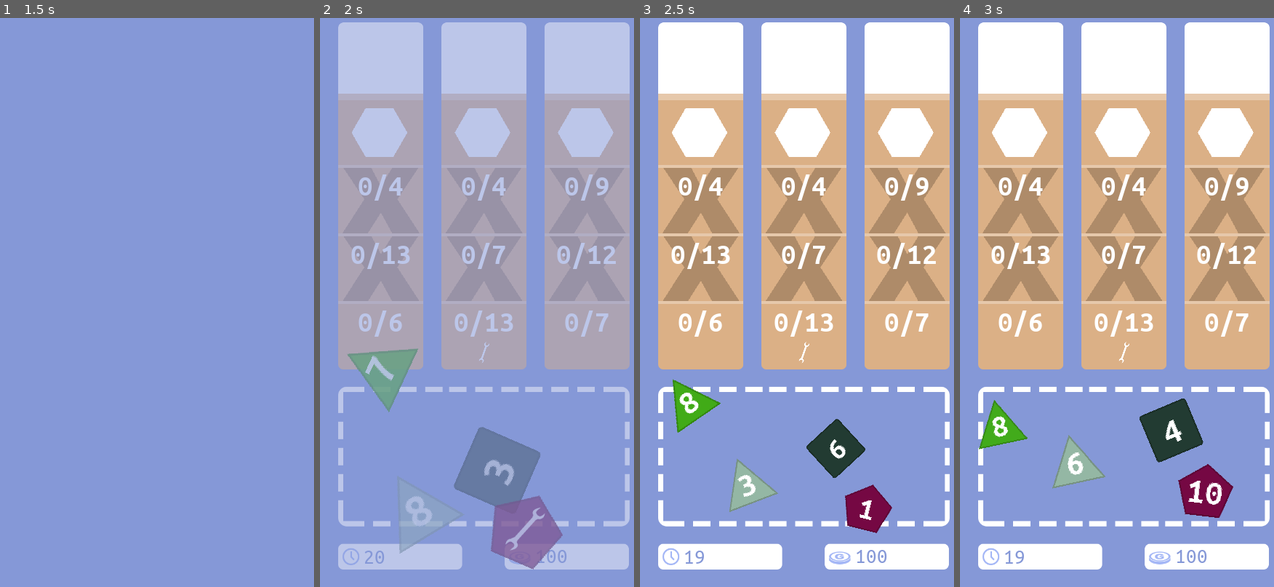
Above: before the commit, frames 1-4 (left to right).
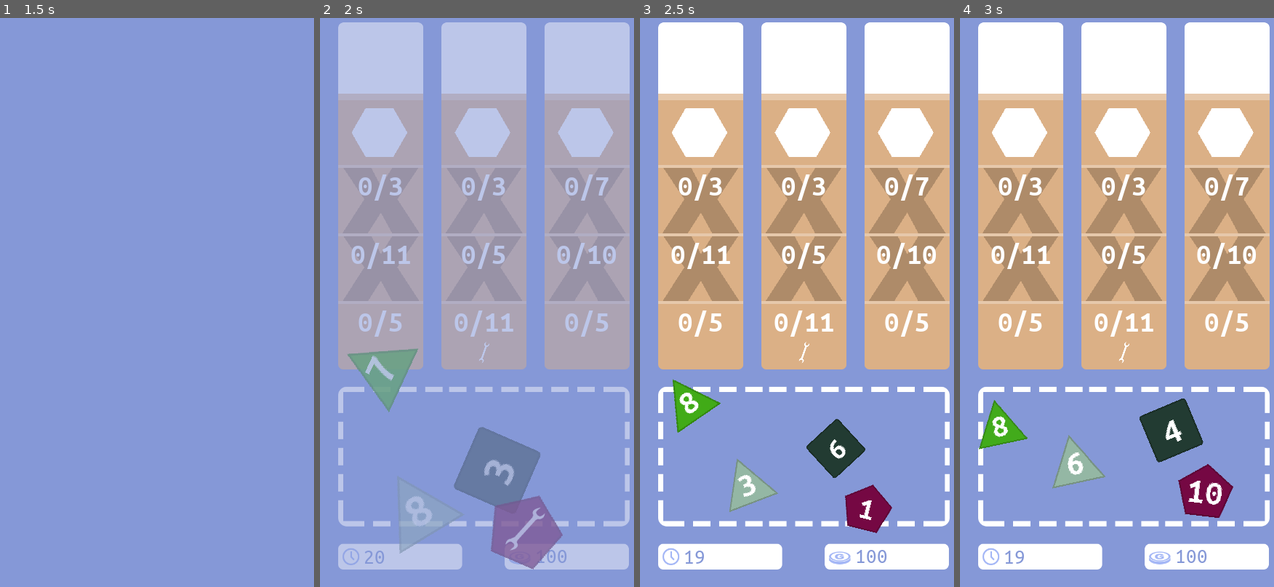
Above: after the commit, the same moments.

Repository: matzebond/DiceRepair
Game: Godot game, scene res://scenes/screens/RootNode.tscn
The game is run twice, just before and just after one commit, with the same random seed, the same clock (stepped at 60 frames per second) and the same inputs.
Inputs (mouse positions are in pixels of both pictures, inside the frame that each line leads up to):
- Up to frame 1 (1.5 s): tap Enter (ui_accept) at 0.5 s; drag from (119, 439) to (163, 513) at 0.52 s; drag from (97, 325) to (163, 421) at 1.27 s
- Up to frame 2 (2 s): no input
- Up to frame 3 (2.5 s): move the mouse to (815, 473) at 2.02 s; click (815, 473) at 2.17 s
- Up to frame 4 (3 s): drag from (1003, 416) to (1164, 439) at 2.77 s

Frame 1 is identical in both runs. In frame 2, 0.5% of the frame differs, in the area x 21-95%, y 28-56%; in frame 3, 0.6%; in frame 4, 0.6%.

Commit message:
end GameScene when jobs done

Diff:
--- a/scenes/jobs/Job.gd
+++ b/scenes/jobs/Job.gd
@@ -1,9 +1,12 @@
 extends Node2D
+const JobStepScene = preload("JobStep.tscn")
 
-export var color:Color = Color(1, 1, 1)
+signal completed
 
 const PADDING = Vector2(0, -8)
 const JOB_STEP_SIZE = Vector2(0, 164)
+
+export var color:Color = Color(1, 1, 1)
 
 var money_reward = 5
 
@@ -12,10 +15,9 @@
 var steps:int
 var current_step = 0
 
-onready var JobStep = preload("JobStep.tscn")
+
 
 func _ready():
-    randomize()
     update_tool()
 
 func update_tool():
@@ -29,19 +31,14 @@
     steps = rand_range(steps_min, steps_max+1)
     var cur_pos = Vector2(2,0)
     for i in range(steps):
+        var jobStep = JobStepScene.instance()
+        jobStep.init(cur_pos, color)
+        jobStep.connect("done", self, "_on_JobStep_done")
+        $Steps.add_child(jobStep)
 
-        # init
-        var jobStep = JobStep.instance()
-        jobStep.init(self)
-
-        # calc pos
-
-        jobStep.position = cur_pos
+    # calc next pos
         cur_pos -= JOB_STEP_SIZE
         cur_pos -= PADDING
-
-        # add
-        $Steps.add_child(jobStep)
 
     $Sprite.position = cur_pos
     #position.y -= cur_pos.y
@@ -50,7 +47,7 @@
     enable_step(0)
 
 
-func current_step_done():
+func _on_JobStep_done(jobstep):
     current_step += 1
     if current_step >= steps:
         get_tree().current_scene.add_money(money_reward)
@@ -60,6 +57,8 @@
 
     if $Steps.get_child_count() > 0:
         $Steps.get_child(0).enable(true)
+    else:
+        emit_signal("completed")
 
 
 func enable_step(id):
--- a/scenes/jobs/Job.tscn
+++ b/scenes/jobs/Job.tscn
@@ -3,7 +3,9 @@
 [ext_resource path="res://assets/img/jobs/jobhead.png" type="Texture" id=1]
 [ext_resource path="res://scenes/jobs/Job.gd" type="Script" id=2]
 
-[node name="Job" type="Node2D"]
+[node name="Job" type="Node2D" groups=[
+"Job",
+]]
 script = ExtResource( 2 )
 
 [node name="Steps" type="Node2D" parent="."]
--- a/scenes/jobs/JobStep.gd
+++ b/scenes/jobs/JobStep.gd
@@ -1,9 +1,10 @@
 extends Node2D
 const Die = preload("res://scenes/die/Die.gd")
 
+export var work_min:int = 2
+export var work_max:int = 12
 
-export var work_min:int = 3
-export var work_max:int = 14
+signal done
 
 var work_req:int
 var work_cur:int
@@ -24,14 +25,13 @@
 
 var has_inited = false
 
-onready var sprite_inactive = preload("res://assets/img/jobs/jobstep_inactive.png")
-onready var sprite = preload("res://assets/img/jobs/jobstep.png")
-onready var sprite_active = preload("res://assets/img/jobs/jobstep_active.png")
+const sprite_inactive = preload("res://assets/img/jobs/jobstep_inactive.png")
+const sprite_default = preload("res://assets/img/jobs/jobstep.png")
+const sprite_active = preload("res://assets/img/jobs/jobstep_active.png")
 
-func init(job):
-    self.job = job
-
-    $Sprite.modulate = job.color
+func init(pos, color):
+    position = pos
+    $Sprite.modulate = color
 
     for tuul in Die.TOOLS:
         if randf() > 0.82:
@@ -115,7 +115,7 @@
 
 func enable(enable):
     $DropArea.is_active = enable
-    $Sprite.texture = sprite if enable else sprite_inactive
+    $Sprite.texture = sprite_default if enable else sprite_inactive
 
 
 func _process(delta):
@@ -135,12 +135,10 @@
 
 func is_done():
 
-    $Sprite.texture = sprite
+    $Sprite.texture = sprite_default
     var scene = get_tree().current_scene
 
-    scene.add_money(money_reward)
-
-
+    #anim out
     var pos = global_position
     get_parent().remove_child(self)
     scene.add_child(self)
@@ -150,13 +148,12 @@
     $Tween.interpolate_property(self, "position:x", position.x, position.x + 1000, 1.2, Tween.TRANS_CUBIC, Tween.EASE_IN)
     $Tween.start()
 
-    job.current_step_done()
-
+    emit_signal("done", self)
 
     for die in dice:
         scene.active_scene.add_die(die)
 
-    get_tree().current_scene.add_money(money_reward)
+    scene.add_money(money_reward)
 
 func tween_complete(_obj, _key):
     self.queue_free()
--- a/scenes/screens/GameScript.gd
+++ b/scenes/screens/GameScript.gd
@@ -3,7 +3,13 @@
 
 const ROUND_TIME = 20
 const DICE_MIN_DST = 120
+const NUM_JOBS = 3
 
+var cur_num_jobs = NUM_JOBS
+
+func _ready():
+    for job in get_tree().get_nodes_in_group("Job"):
+        job.connect("completed", self, "_on_Job_completed")
 
 
 func end_scene():
@@ -44,5 +50,10 @@
         iter += 1
     return pos
 
+func _on_Job_completed():
+    cur_num_jobs -= 1
+    if cur_num_jobs <= 0:
+        get_tree().current_scene.end_scene()
+
 func get_next_scene():
     return "Upgrade"
--- a/scenes/screens/RootScript.gd
+++ b/scenes/screens/RootScript.gd
@@ -22,7 +22,10 @@
 
 
 func _ready():
+    randomize()
     rng.randomize()
+
+    #place tools on number faces
     var face_sum = 0
     for die in dice:
         face_sum += len(die.faces)
